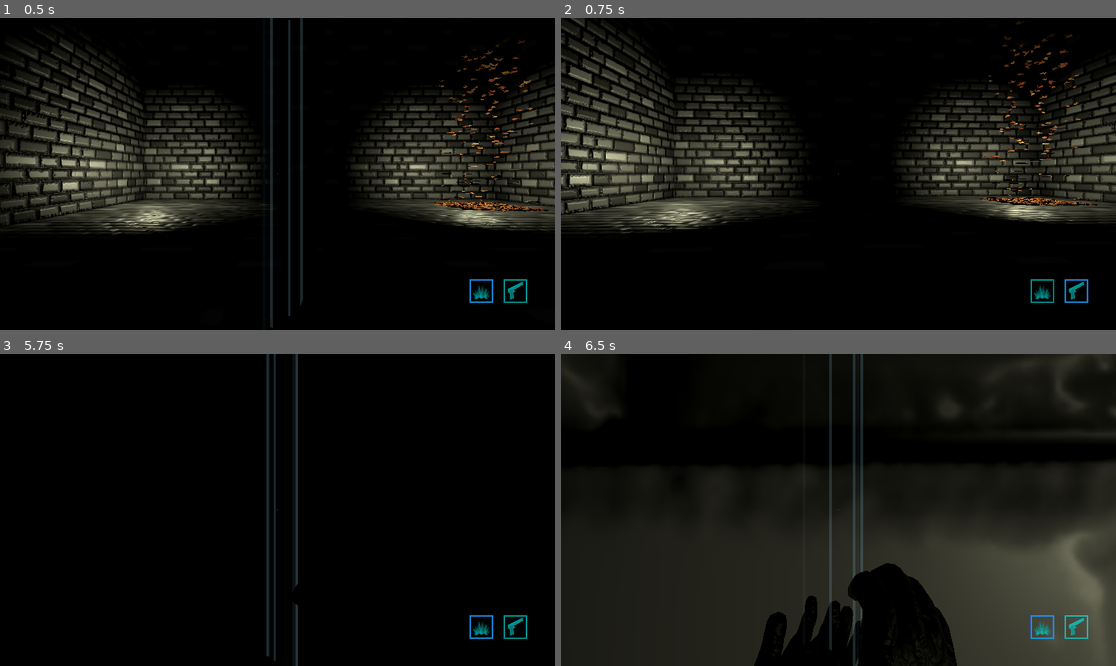
Above: before the commit, frames 1-4 (two rows, left to right).
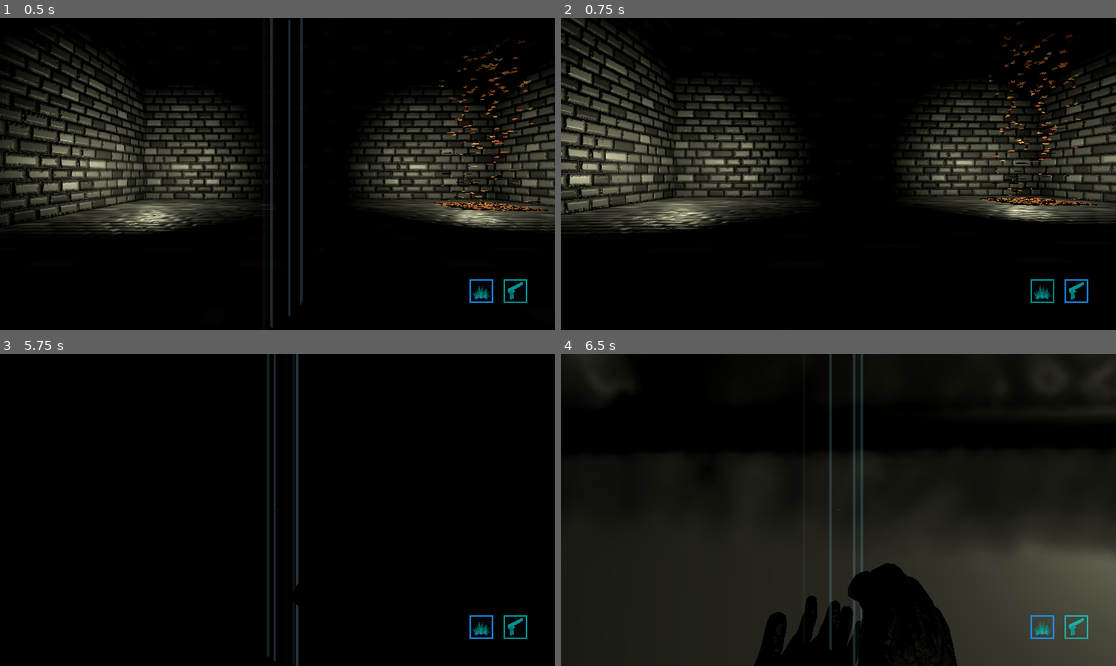
Above: after the commit, the same moments.

Repository: Norodix/SecretCaster
Game: Godot game, scene res://world.tscn
Two runs of this game, one before a commit and one after it. Both use one fixed random seed, a clock stepped at 60 frames per second and the inputs below. The engine's default icon, where the game draws it, is replaced by a stand-in: a white triangle on a blue panel in a dark square.
Inputs (mouse positions are in pixels of both pictures, inside the frame that each line leads up to):
- Up to frame 1 (0.5 s): no input
- Up to frame 2 (0.75 s): move the mouse to (866, 174) at 0.52 s; hold W (forwards) from 0.53 s (still down); right-click (866, 174) at 0.6 s
- Up to frame 3 (5.75 s): keep holding W (forwards); tap Space (jump) at 0.77, 1.52, 3.02, 3.77, 4.52, 5 s; move the mouse to (249, 510) at 1.27 s; click (249, 510) at 1.35 s; move the mouse to (288, 503) at 2.02 s; right-click (288, 503) at 2.1 s; move the mouse to (271, 516) at 2.77 s; click (271, 516) at 2.85 s; move the mouse to (316, 513) at 3.52 s; right-click (316, 513) at 3.6 s; tap Enter at 4.25 s; move the mouse to (233, 506) at 4.27 s; click (233, 506) at 4.35 s; move the mouse to (283, 510) at 5.02 s; right-click (283, 510) at 5.1 s
- Up to frame 4 (6.5 s): tap Enter at 5.75 s; move the mouse to (816, 503) at 5.77 s; release W (forwards) at 5.78 s; hold D (right) from 5.78 s (still down); click (816, 503) at 5.85 s; tap Space (jump) at 6.02 s

Frame 1 is identical in both runs. In frame 2, less than 0.1% of the frame differs, in the area x 0-96%, y 4-68%; in frame 3, 0.5%; in frame 4, 1.5%, in the area x 4-100%, y 0-79%.

Commit message:
Player Collision tweak

Diff:
--- a/src/player.tscn
+++ b/src/player.tscn
@@ -10,9 +10,10 @@
 [ext_resource type="PackedScene" uid="uid://c4o2o7sakqjc1" path="res://Spells/Lightning/LightningSpawner.tscn" id="7_dta5t"]
 [ext_resource type="PackedScene" uid="uid://bdl3aa3dar438" path="res://Spells/Snowing/SnowSpawner.tscn" id="8_foarl"]
 [ext_resource type="PackedScene" uid="uid://b73q46no704v7" path="res://Spells/Wind/WindSpell.tscn" id="9_bi7b6"]
-[ext_resource type="PackedScene" uid="uid://b55rhd44fks7" path="res://hud.tscn" id="11_ntyv5"]
+[ext_resource type="PackedScene" uid="uid://cvba5sgdncr8q" path="res://hud.tscn" id="11_ntyv5"]
 
-[sub_resource type="CylinderShape3D" id="CylinderShape3D_nakrb"]
+[sub_resource type="CapsuleShape3D" id="CapsuleShape3D_7wisv"]
+radius = 0.4
 height = 1.8
 
 [sub_resource type="CylinderMesh" id="CylinderMesh_20hgg"]
@@ -31,9 +32,10 @@
 transform = Transform3D(1, 0, 0, 0, 1, 0, 0, 0, 1, 0, -0.2, -0.3)
 
 [node name="CollisionShape3D" type="CollisionShape3D" parent="."]
-shape = SubResource("CylinderShape3D_nakrb")
+shape = SubResource("CapsuleShape3D_7wisv")
 
 [node name="MeshInstance3D" type="MeshInstance3D" parent="."]
+visible = false
 mesh = SubResource("CylinderMesh_20hgg")
 
 [node name="Spells" type="Node3D" parent="."]
